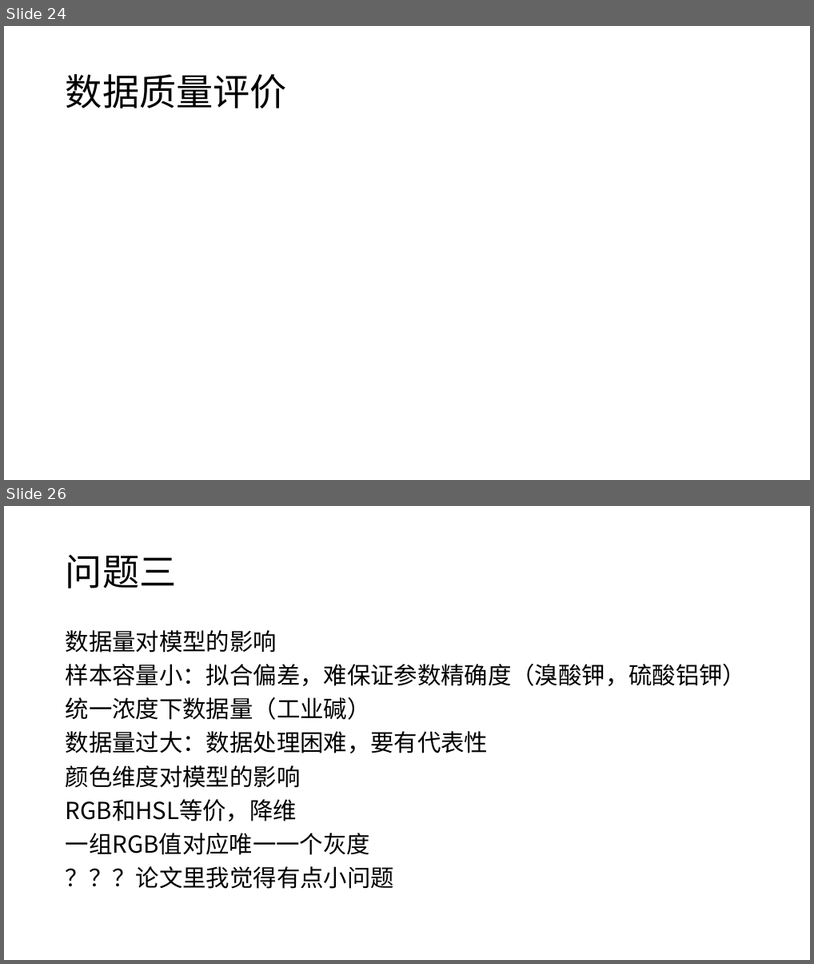
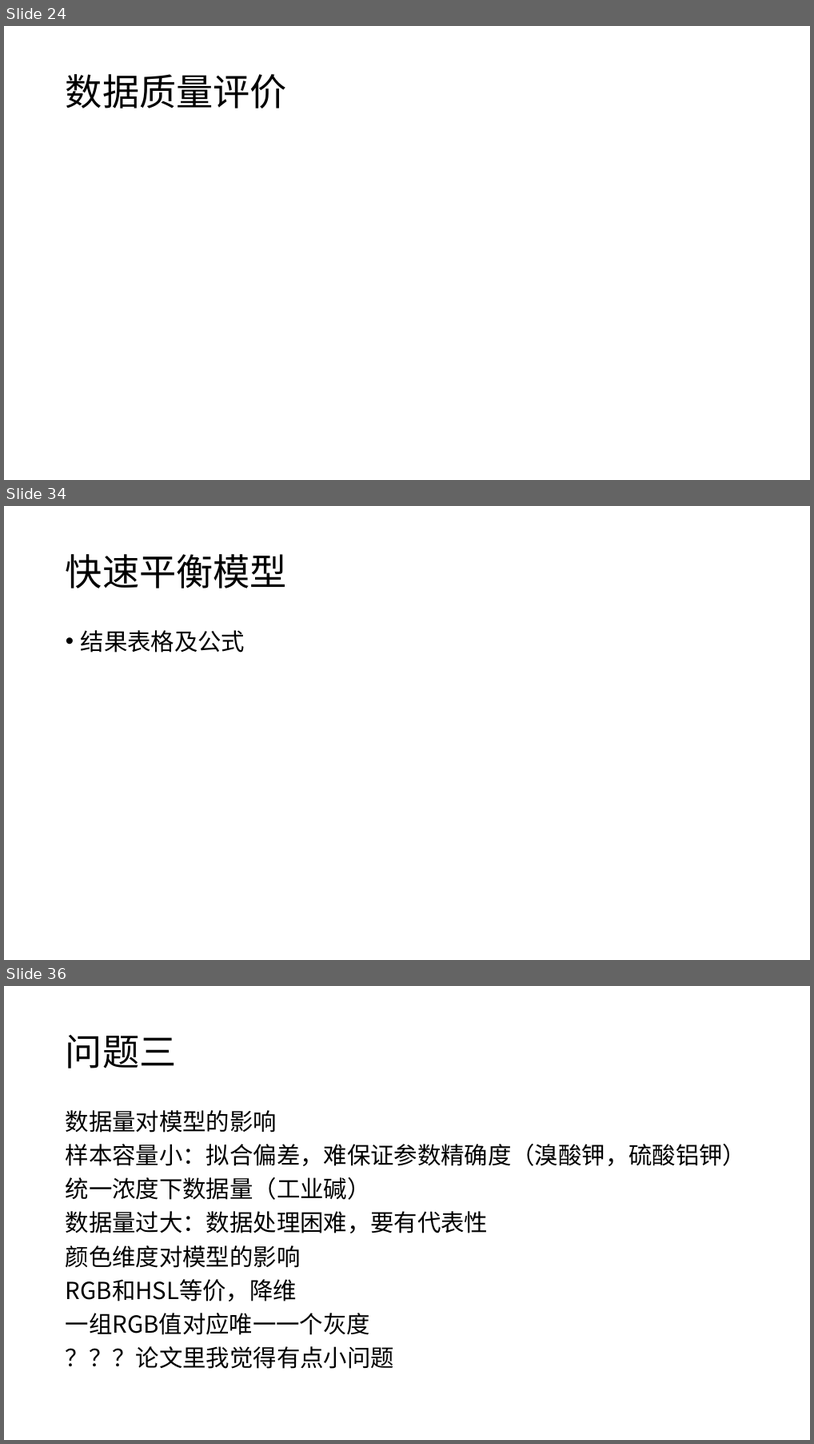
Before and after one commit to yuanjingsong/MCM_Homework, a slide deck: PreG21.pptx. Shown one above the other, each under a label of ours: slides 24 and 26 before the commit, slides 24, 34 and 36 after it; the slides between them are not shown. The pictures are 814x964 and 814x1444 pixels, drawn with LibreOffice and Linux fonts; fonts in the diff are those of the drawing; grey boxes stand for pictures. Boxes give left, top, right and bottom in pixels: in the first picture for what was removed or moved away, otherwise in the second. Text is boxed around its words. In the diff, an @@ line names an element or a change of style, - is before the commit and + after.

```diff
--- a/PreG21.pptx
+++ b/PreG21.pptx
@@ slide 34 added at box(4, 506, 810, 960), background #FFFFFF @@
@@ title added at box(66, 554, 287, 588), 44 pt, text #000000 @@
+快速平衡模型
@@ text added at box(81, 630, 246, 652), 28 pt, text #000000 @@
+• 结果表格及公式
@@ what was slide 26 is now slide 36 @@
```
Also in this commit, not shown: 1 slide changed, 9 other slides added.
